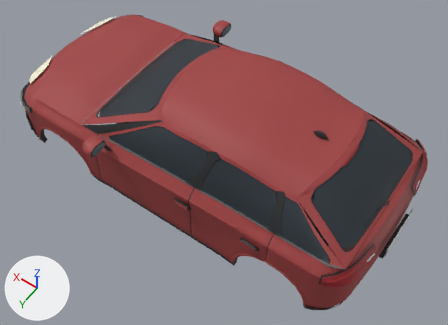
The glTF model public/hatch-street.glb as it was, and as the next commit left it.
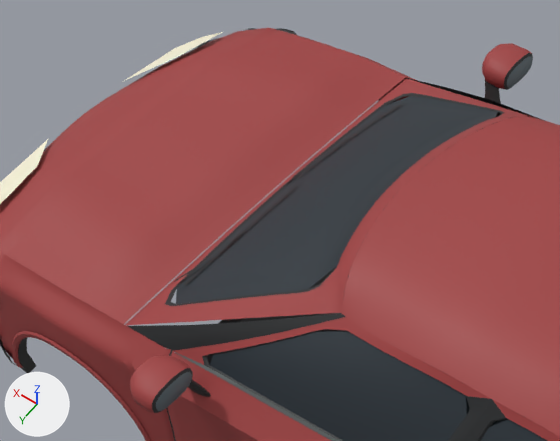
The first picture shows the older version from a 50 mm lens placed at (-2.41, 3.12, 5.21), pointed at (-0.3, 0.17, 0.58). The close-ups show the older and then the newer version on the part from 8% to 54% of the width and 1% to 52% of the height of that picture. Only the edits that show in the close-ups are written down. Every picture has the same lights, and +X, +Y and +Z are marked at lower left. Where no turn or scale is listed for an object, it has been applied to the vertices. Vertices at exactly the same position are counted once.

The first close-up shows 'hatch', 'hatch_door1', 'hatch_door2', 'hatch_door3', 'hatch_street_trim'.
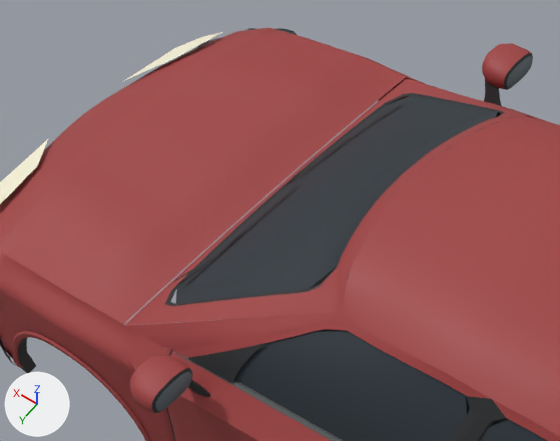
Where the change shows, as pixel boxes (x1, y1, x2, y2) in the close-ups (560 x 441 px; the box of a moved part takes in the faces that stretch with it):
part 1 of me_hatch, moved or reshaped: before (407, 78, 537, 118); after (410, 79, 529, 116)
part 2 of me_hatch, moved or reshaped: (128, 313, 342, 341) in both
part 3 of me_hatch, recoloured: (128, 82, 519, 351) in both
part 4 of me_hatch_door1, added (black): after (188, 343, 265, 383)

The change, as a diff of the scene's bpy script:
```diff
--- a/public/hatch-street.glb.py
+++ b/public/hatch-street.glb.py
@@ me_hatch @@
 # used by ob_hatch; location = (0.0, 0.0, 0.0)
-me_hatch.from_pydata(...)  # 7038 vertices, 12504 faces; spans x -1.94..1.95, y -0.89..0.89, z 0.22..1.43
+me_hatch.from_pydata(...)  # 7032 vertices, 12504 faces; spans x -1.94..1.95, y -0.89..0.89, z 0.22..1.43
+# me_hatch part 1: 11 vertices moved within x 0.2..0.78, y -0.76..-0.59, z 0.95..1.22
+# me_hatch part 2: 11 vertices moved within x 0.2..0.78, y 0.59..0.76, z 0.95..1.22
+# me_hatch part 3: 84 faces spanning x 0.07..0.89, y -0.79..0.79, z 0.9..1.27 switch from mat_glassseal (black #27292b) to mat_paint (red #a03f3f)
+# other edits to the shape of me_hatch do not show in these pictures
 me_hatch.materials.append(mat_trim)
@@ me_hatch_door1 @@
 # used by ob_hatch_door1; location = (0.67, 0.874, 0.0)
-me_hatch_door1.from_pydata(...)  # 1386 vertices, 2386 faces; spans x -1.2..0.0, y -0.353..0.19, z 0.27..1.33
+me_hatch_door1.from_pydata(...)  # 1428 vertices, 2442 faces; spans x -1.2..0.0, y -0.353..0.19, z 0.27..1.33
+# me_hatch_door1 part 4: a new loose piece of 21 vertices spanning x -0.363..-0.073, y -0.185..-0.086, z 0.929..1.107, in mat_glassseal (black #27292b)
+# other edits to the shape of me_hatch_door1 do not show in these pictures
 me_hatch_door1.materials.append(mat_paint)
```
